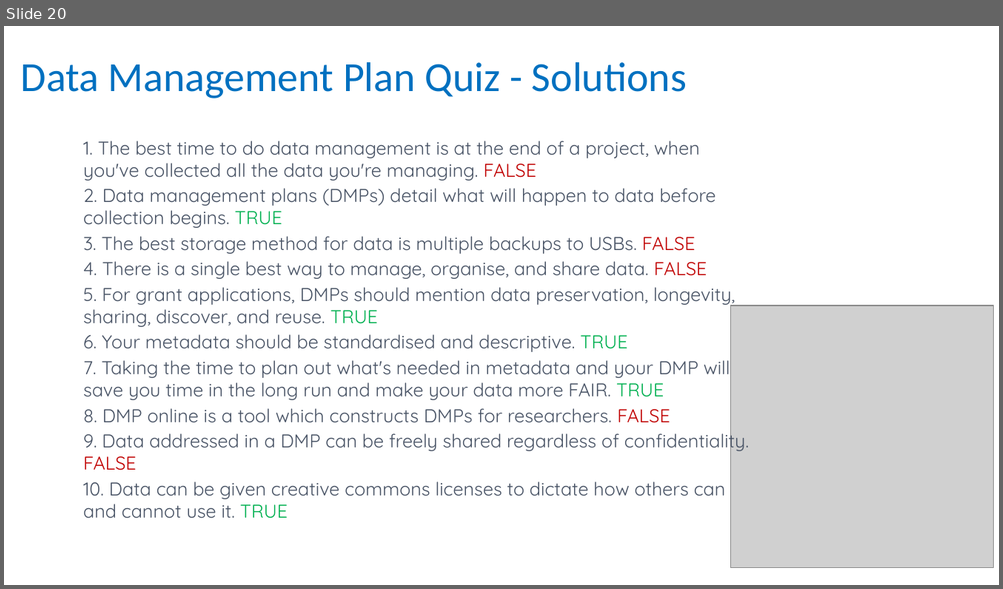
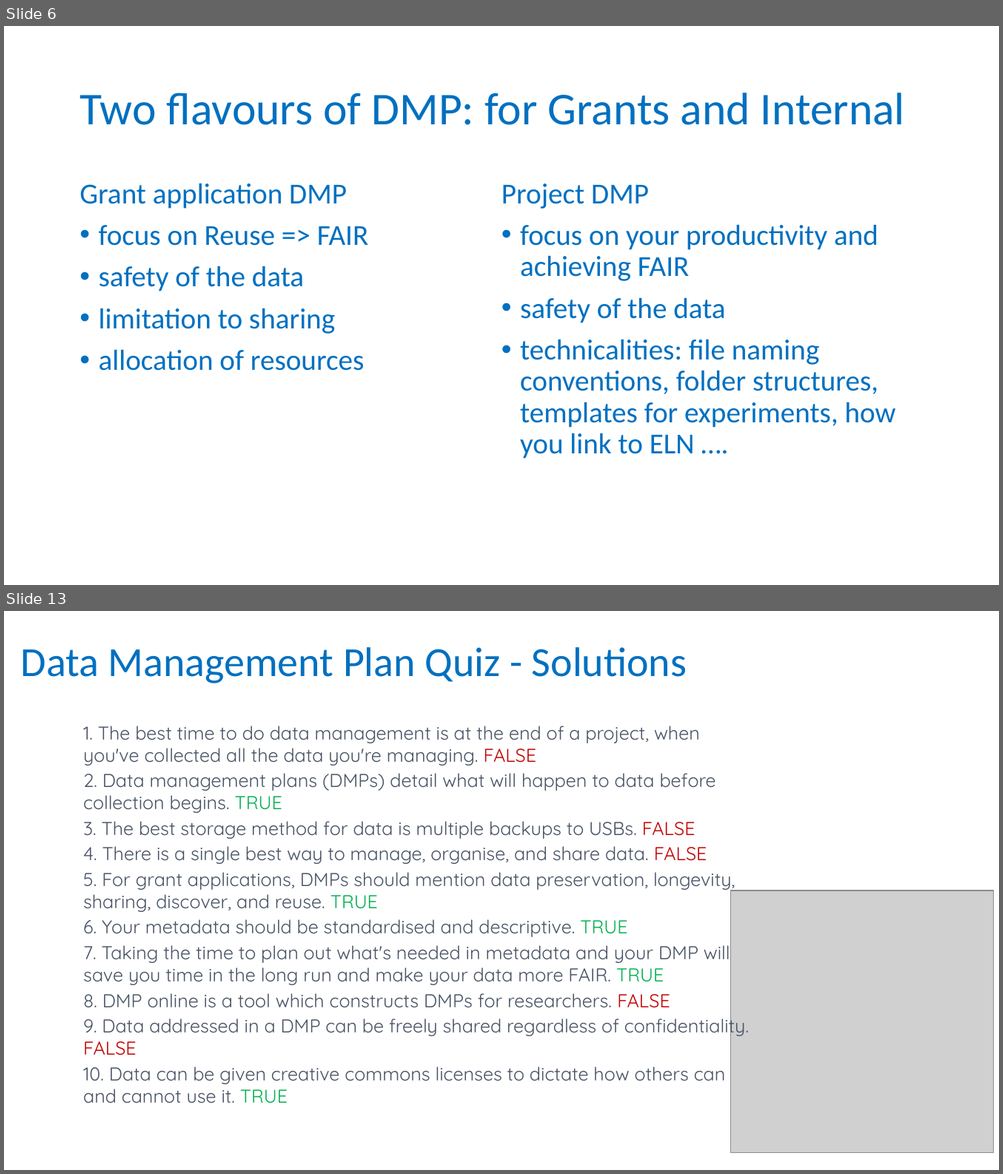
Before and after one commit to carpentries-incubator/fair-bio-practice, a slide deck: instructors/14-data_management_planning_v3.0.pptx. Shown one above the other, each under a label of ours: slide 20 before the commit, slides 6 and 13 after it; the slides between them are not shown. The pictures are 1003x589 and 1003x1174 pixels, drawn with LibreOffice and Linux fonts; fonts in the diff are those of the drawing; grey boxes stand for pictures. Boxes give left, top, right and bottom in pixels: in the first picture for what was removed or moved away, otherwise in the second. Text is boxed around its words. In the diff, an @@ line names an element or a change of style, - is before the commit and + after.

```diff
--- a/instructors/14-data_management_planning_v3.0.pptx
+++ b/instructors/14-data_management_planning_v3.0.pptx
@@ slide 6 added at bbox=[4, 26, 999, 585], background #FFFFFF @@
@@ title added at bbox=[79, 93, 905, 125], 44 pt, text #0070C0 @@
+Two flavours of DMP: for Grants and Internal
@@ text added at bbox=[79, 183, 369, 371], 28 pt, text #0070C0 @@
+Grant application DMP
+• focus on Reuse => FAIR
+• safety of the data
+• limitation to sharing
+• allocation of resources
@@ text added at bbox=[501, 184, 896, 459], 28 pt, text #0070C0 @@
+Project DMP
+• focus on your productivity and achieving FAIR
+• safety of the data
+• technicalities: file naming conventions, folder structures, templates for experiments, how you link to ELN ….
@@ what was slide 20 is now slide 13 @@
```
Also in this commit, not shown: 3 slides changed, 2 other slides added, 10 slides removed, 3 other files.
